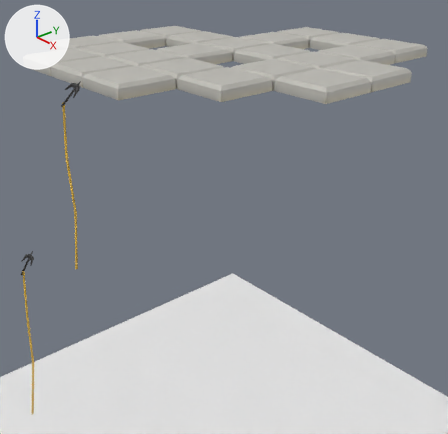
The Blender file Assets/Environment/EnvironmentModels.blend: old version first, new version second.
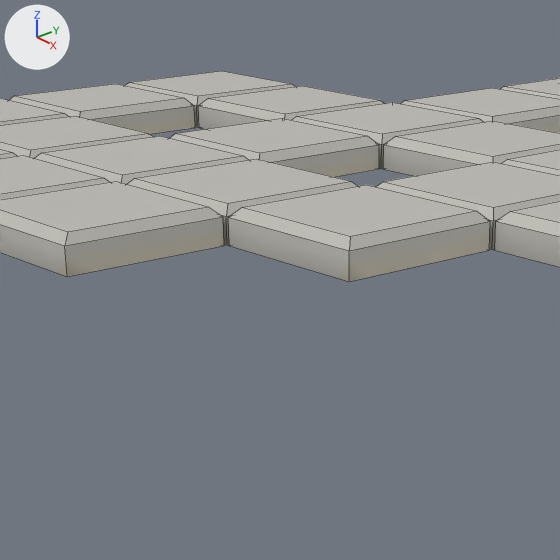
There are two pictures of each version: one whole from a camera (50 mm lens) standing at (16.61, -13.86, 4.18) and looking at (0.29, 0.33, -5.97), one close up on the part from 21% to 66% of the width and 0% to 47% of the height. The lights are fixed; the arrows at upper left show +X, +Y and +Z. The close-ups show mesh edges as thin lines.

Names of what the first close-up shows: 'Tile_1x1.003', 'Tile_1x1.006', 'Tile_1x1.007', 'Tile_1x1.008', 'Tile_1x1.009', 'Tile_1x1.010', 'Tile_1x1.015', 'Tile_1x1.017', 'Tile_1x1.018', 'Tile_1x1.019', 'Tile_1x1.020', 'Tile_1x1.021'.
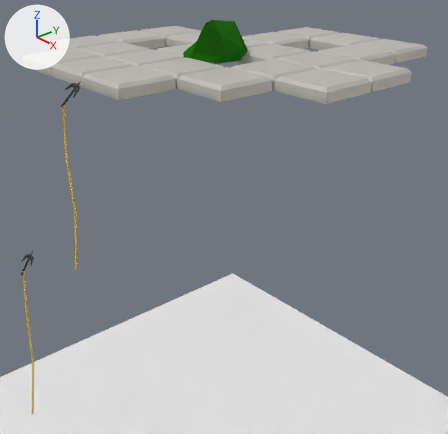
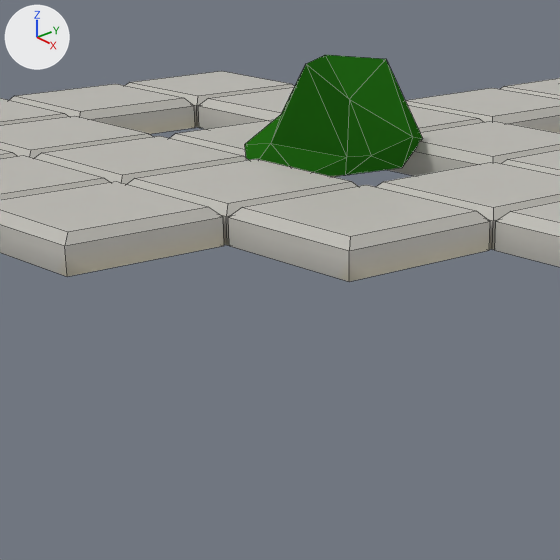
Changed parts and their boxes [x1, y1, x2, y2] in the close-ups (560 x 560 px):
'Bush', added (green)
    after: [245, 55, 423, 176]
'Tile_1x1.020', unchanged, covered by the edit
    before: [170, 118, 379, 177]
    after: [170, 119, 342, 177]
'Tile_1x1.018', unchanged, covered by the edit
    before: [292, 102, 483, 169]
    after: [408, 105, 483, 132]

What the commit changed:
Material 'Material' (mat_material) is new.
Its base color is (0.016, 0.137, 0.00762) (dark green #226715).
Mesh me_icosphere_001 is new.
It has 26 vertices, 41 faces and spans x -1.06..0.96, y -1.19..1.28, z -1.02..0.28.
It uses material mat_material (dark green #226715).
Object 'Bush' (ob_bush) is new; it shows me_icosphere_001.
Its parent is ob_empty.
Its location is (0.0, 0.0, 1.029).
